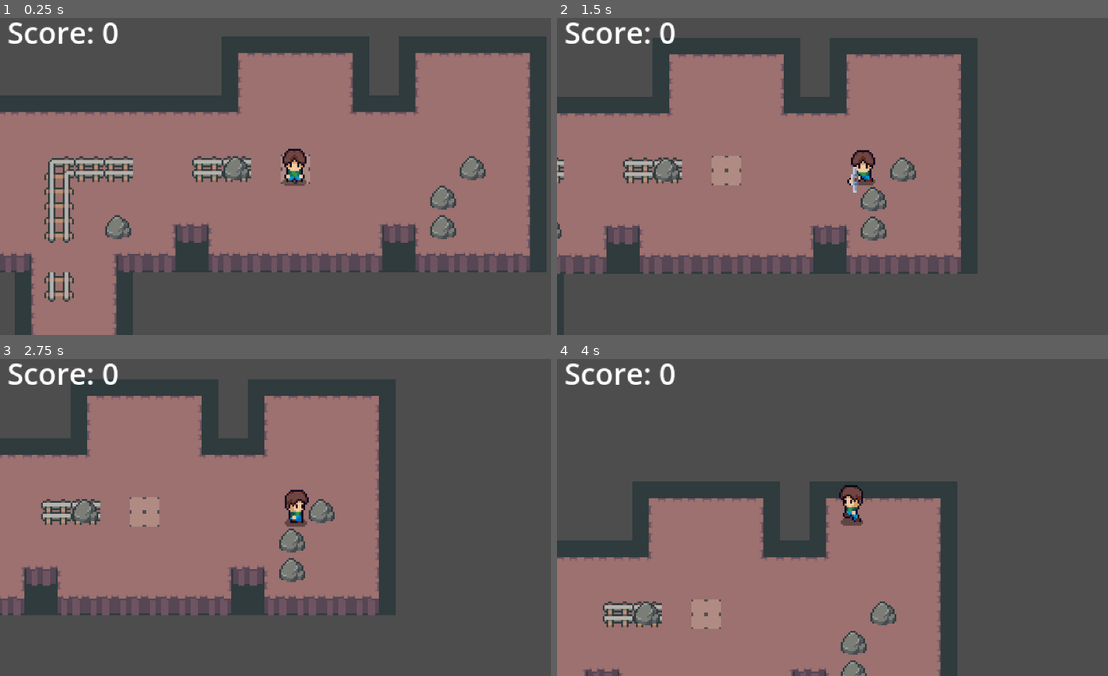
Above: before the commit, frames 1-4 (two rows, left to right).
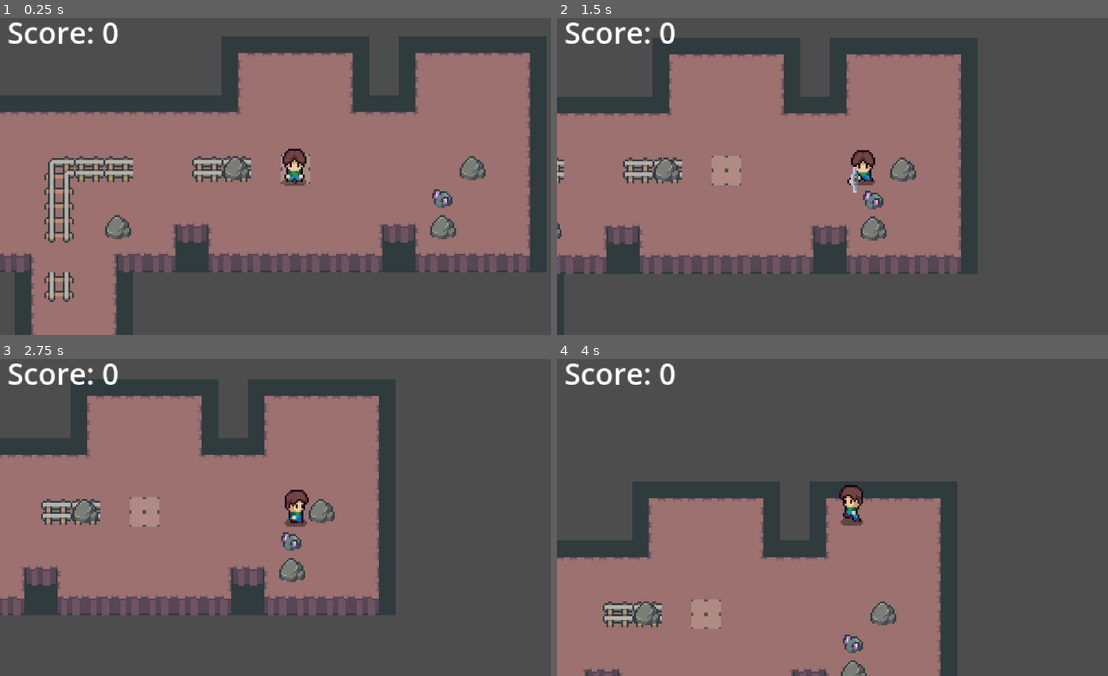
Above: after the commit, the same moments.

Repository: yi2003/mining
Game: Godot game, scene res://scenes/level.tscn
The game is run twice, just before and just after one commit, with the same random seed, the same clock (stepped at 60 frames per second) and the same inputs.
Inputs:
- Up to frame 1 (0.25 s): no input
- Up to frame 2 (1.5 s): hold Right (ui_right) 0.53-1.28 s; hold Space (attack) 0.53-1.28 s; hold Down (ui_down) from 1.28 s (still down); tap Space (attack) at 1.35 s
- Up to frame 3 (2.75 s): release Down (ui_down) at 2.03 s; hold Right (ui_right) from 2.03 s (still down); hold Space (attack) from 2.03 s (still down)
- Up to frame 4 (4 s): release Right (ui_right) at 2.78 s; release Space (attack) at 2.78 s; hold Up (ui_up) 2.78-3.53 s; tap Space (attack) at 2.85 s; hold Left (ui_left) from 3.53 s (still down); hold Space (attack) from 3.53 s (still down)

The runs differ from the first frame. In frame 1, 0.2% of the frame differs, in the area x 78-83%, y 52-61%; in frame 2, 0.2%; in frame 3, 0.2%; in frame 4, 0.2%.

Commit message:
feat: add gem mining with chance to spawn diamond
- Add gem scene (amethyst) that takes 3 hits to break
- Gem has 30% chance to spawn diamond when destroyed
- Add diamond collectible ore worth 5 points
- Level spawns gems randomly (20% chance instead of rock)
- Update rock system to pass rock type in signals
- Add PlayerStart Marker2D node to map

Co-Authored-By: Claude Opus 4.6 <noreply@anthropic.com>

Diff:
--- /dev/null
+++ b/assets/scripts/gem.gd
@@ -0,0 +1,26 @@
+extends "res://assets/scripts/rock.gd"
+
+@export var diamond_chance = 0.3  # 30% chance to become diamond
+
+const DIAMOND_SCENE = preload("res://scenes/diamond.tscn")
+
+func _ready():
+	rock_type = "gem"
+
+func take_damage():
+	health -= 1
+	if health <= 0:
+		emit_signal("rock_destroyed", global_position, rock_type)
+		if randf() < diamond_chance:
+			spawn_diamond()
+		queue_free()
+
+func spawn_diamond():
+	var diamond = DIAMOND_SCENE.instantiate()
+	diamond.position = global_position
+	# Add to the same parent as this gem (YSort)
+	get_parent().add_child(diamond)
+	# Connect diamond collected signal to level's handler
+	var level = get_parent().get_parent()
+	if level.has_method("_on_Ore_collected"):
+		diamond.collected.connect(level._on_Ore_collected)
--- a/assets/scripts/level.gd
+++ b/assets/scripts/level.gd
@@ -1,6 +1,7 @@
 extends Node2D
 
 @onready var rock_scene = preload("res://scenes/rock.tscn")
+@onready var gem_scene = preload("res://scenes/gem.tscn")
 @onready var map = $Map/TileMapLayer
 @onready var score_label = $UILayer/ScoreLabel
 var ore_scenes = {
@@ -8,12 +9,14 @@
 	"gold": preload("res://scenes/gold.tscn"),
 	"iron": preload("res://scenes/iron.tscn"),
 	"solar": preload("res://scenes/solar.tscn"),
-	"tin": preload("res://scenes/tin.tscn")
+	"tin": preload("res://scenes/tin.tscn"),
+	"diamond": preload("res://scenes/diamond.tscn")
 }
 
-var ore_names = ["gold", "iron", "tin"]
+var ore_names = ["gold", "iron", "tin", "diamond"]
 var rocks_spawned = 0
 var ore_drop_chance: float = 0.7  # 70% chance to spawn ore
+var gem_chance: float = 0.2  # 20% chance to spawn gem instead of rock
 
 func _ready():
 	_clear_all_rocks()
@@ -25,13 +28,13 @@
 	$YSort.add_child(player)
 
 func _set_player_start_position():
-	var used_cells = map.get_used_cells()
-	for cell in used_cells:
-		var tile_data = map.get_cell_tile_data(cell)
-		if tile_data != null and tile_data.get_custom_data("IS_START") == true:
-			var player = $YSort/Player
-			player.position = map.map_to_local(cell)
-			return
+	var player_start = $Map/PlayerStart
+	if player_start:
+		var player = $YSort/Player
+		player.position = player_start.position
+		print("Player start position set to: ", player_start.position)
+	else:
+		print("Warning: PlayerStart node not found")
 
 func _clear_all_rocks():
 	var rocks_to_remove = []
@@ -64,7 +67,8 @@
 		if placed >= count:
 			break
 		var cell_center = map.map_to_local(cell)
-		var rock = rock_scene.instantiate()
+		var rock_scene_to_use = gem_scene if randf() < gem_chance else rock_scene
+		var rock = rock_scene_to_use.instantiate()
 		rock.position = cell_center
 		rock.name = "Rock_" + str(placed)
 		$YSort.add_child(rock)
@@ -73,12 +77,16 @@
 		placed += 1
 	print("Spawned ", rocks_spawned, " rocks")
 
-func _on_Rock_rock_destroyed(spawn_pos: Vector2):
-	print("Rock destroyed at: ", spawn_pos)
-	if randf() <= ore_drop_chance:
-		spawn_random_ore(spawn_pos)
-	else:
-		print("No ore dropped")
+func _on_Rock_rock_destroyed(spawn_pos: Vector2, type: String = "stone"):
+	print("Rock destroyed at: ", spawn_pos, " type: ", type)
+	if type == "stone":
+		if randf() <= ore_drop_chance:
+			spawn_random_ore(spawn_pos)
+		else:
+			print("No ore dropped")
+	# For gem type, gem handles its own diamond spawning
+	elif type == "gem":
+		print("Gem destroyed, diamond spawning handled by gem script")
 
 func spawn_random_ore(spawn_pos: Vector2):
 	var ore_name = ore_names[randi() % ore_names.size()]
--- /dev/null
+++ b/assets/scripts/ore_diamond.gd
@@ -0,0 +1,13 @@
+extends Area2D
+
+signal collected(points: int)
+
+const POINT_VALUE: int = 5
+
+func _ready():
+    body_entered.connect(_on_body_entered)
+
+func _on_body_entered(body: Node2D) -> void:
+    if body.name == "Player":
+        collected.emit(POINT_VALUE)
+        queue_free()
--- a/assets/scripts/rock.gd
+++ b/assets/scripts/rock.gd
@@ -2,11 +2,12 @@
 
 var health = 3
 var max_health = 3
+@export var rock_type = "stone"
 
-signal rock_destroyed(position: Vector2)
+signal rock_destroyed(position: Vector2, type: String)
 
 func take_damage():
 	health -= 1
 	if health <= 0:
-		emit_signal("rock_destroyed", global_position)
+		emit_signal("rock_destroyed", global_position, rock_type)
 		queue_free()
--- /dev/null
+++ b/scenes/diamond.tscn
@@ -0,0 +1,18 @@
+[gd_scene format=3]
+
+[ext_resource type="Texture2D" path="res://assets/images/gems/diamond.png" id="1_diamond"]
+[ext_resource type="Script" path="res://assets/scripts/ore_diamond.gd" id="2_diamond"]
+
+[sub_resource type="CircleShape2D" id="CircleShape2D_diamond"]
+radius = 8.0
+
+[node name="root" type="Area2D" unique_id=1479316037]
+script = ExtResource("2_diamond")
+
+[node name="Sprite2D" type="Sprite2D" parent="." unique_id=2049010515]
+texture = ExtResource("1_diamond")
+region_enabled = true
+region_rect = Rect2(0, 0, 16, 16)
+
+[node name="CollisionShape2D" type="CollisionShape2D" parent="." unique_id=536333300]
+shape = SubResource("CircleShape2D_diamond")
--- /dev/null
+++ b/scenes/gem.tscn
@@ -0,0 +1,20 @@
+[gd_scene format=3]
+
+[ext_resource type="Texture2D" path="res://assets/images/gems/amethyst.png" id="1_amethyst"]
+[ext_resource type="Script" path="res://assets/scripts/gem.gd" id="2_gem"]
+
+[sub_resource type="CircleShape2D" id="CircleShape2D_gem"]
+radius = 8.0
+
+[node name="Gem" type="CharacterBody2D" unique_id=1075422712]
+collision_layer = 2
+collision_mask = 2
+script = ExtResource("2_gem")
+
+[node name="Sprite2D" type="Sprite2D" parent="." unique_id=1501019068]
+texture = ExtResource("1_amethyst")
+region_enabled = true
+region_rect = Rect2(0, 0, 16, 16)
+
+[node name="CollisionShape2D" type="CollisionShape2D" parent="." unique_id=1257157970]
+shape = SubResource("CircleShape2D_gem")
--- a/scenes/map.tscn
+++ b/scenes/map.tscn
@@ -169,3 +169,6 @@
 [node name="Ladder" type="TileMapLayer" parent="." unique_id=646839317]
 tile_map_data = PackedByteArray("AAADAAMAAAAAAAAAAAADAAQAAAADAAEAAAADAAUAAAADAAIAAAADAAcAAAADAAIAAAAEAAMAAAAAAAMAAAAFAAMAAAAAAAMAAAAIAAMAAAAAAAMAAAAJAAMAAAAAAAMAAAA=")
 tile_set = SubResource("TileSet_nakos")
+
+[node name="PlayerStart" type="Marker2D" parent="." unique_id=2015827731]
+position = Vector2(184, 56)
Binary file added: assets/images/gems/amethyst.png
Not shown, added: assets/images/gems/amethyst.png.import
Binary file added: assets/images/gems/diamond.png
Not shown, added: assets/images/gems/diamond.png.import
